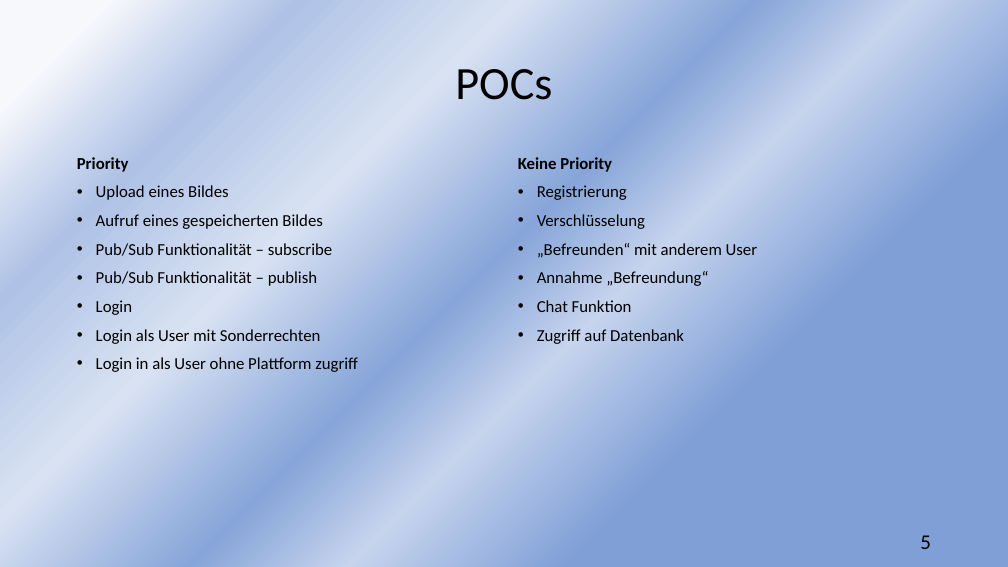
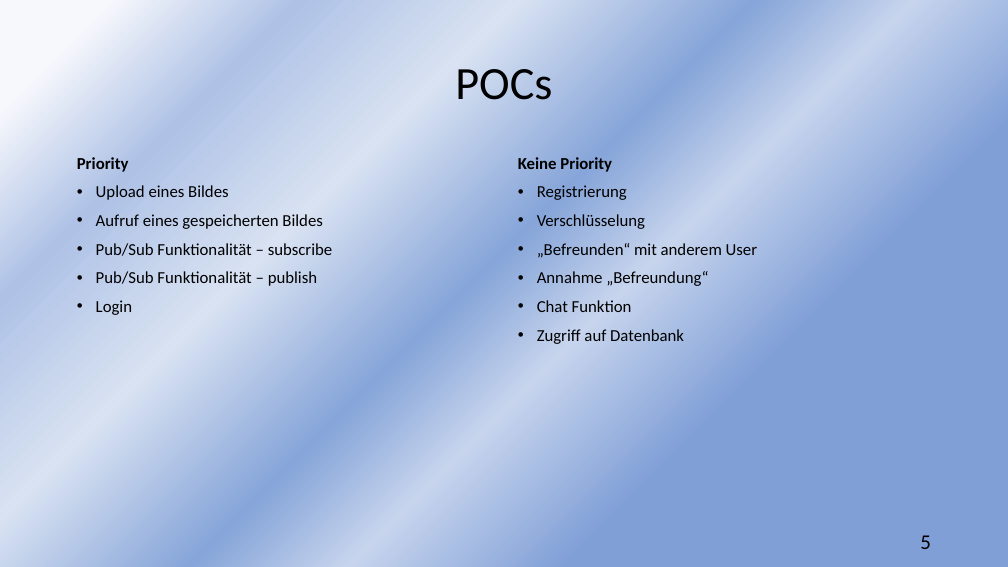
Before and after one commit to sebastiankoch10/EPWS2223HausenKochZimmer, a slide deck: slide 5 of Audits/EPWS2223HausenKochZimmer Audit 3.pptx. Drawn at 1008x567 pixels with LibreOffice and Linux fonts; fonts in the diff are those of the drawing. Boxes give left, top, right and bottom in pixels: in the first picture for what was removed or moved away, otherwise in the second. Text is boxed around its words. In the diff, an @@ line names an element or a change of style, - is before the commit and + after.

Commit message:
Update EPWS2223HausenKochZimmer Audit 3.pptx
add Login PoC

```diff
--- a/Audits/EPWS2223HausenKochZimmer Audit 3.pptx
+++ b/Audits/EPWS2223HausenKochZimmer Audit 3.pptx
@@ text at (96, 329, 358, 372): paragraphs removed @@
-• Login als User mit Sonderrechten
-• Login in als User ohne Plattform zugriff
```
Also in this commit, not shown: 1 other slide changed, 2 slides added, 1 slide removed.
